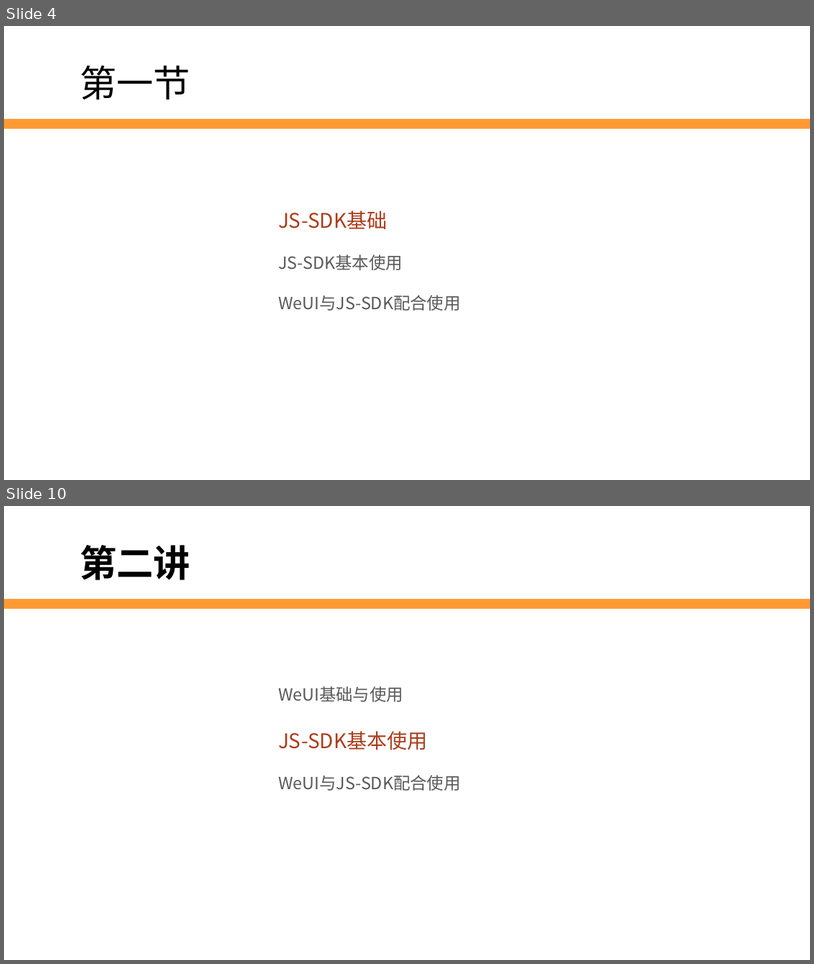
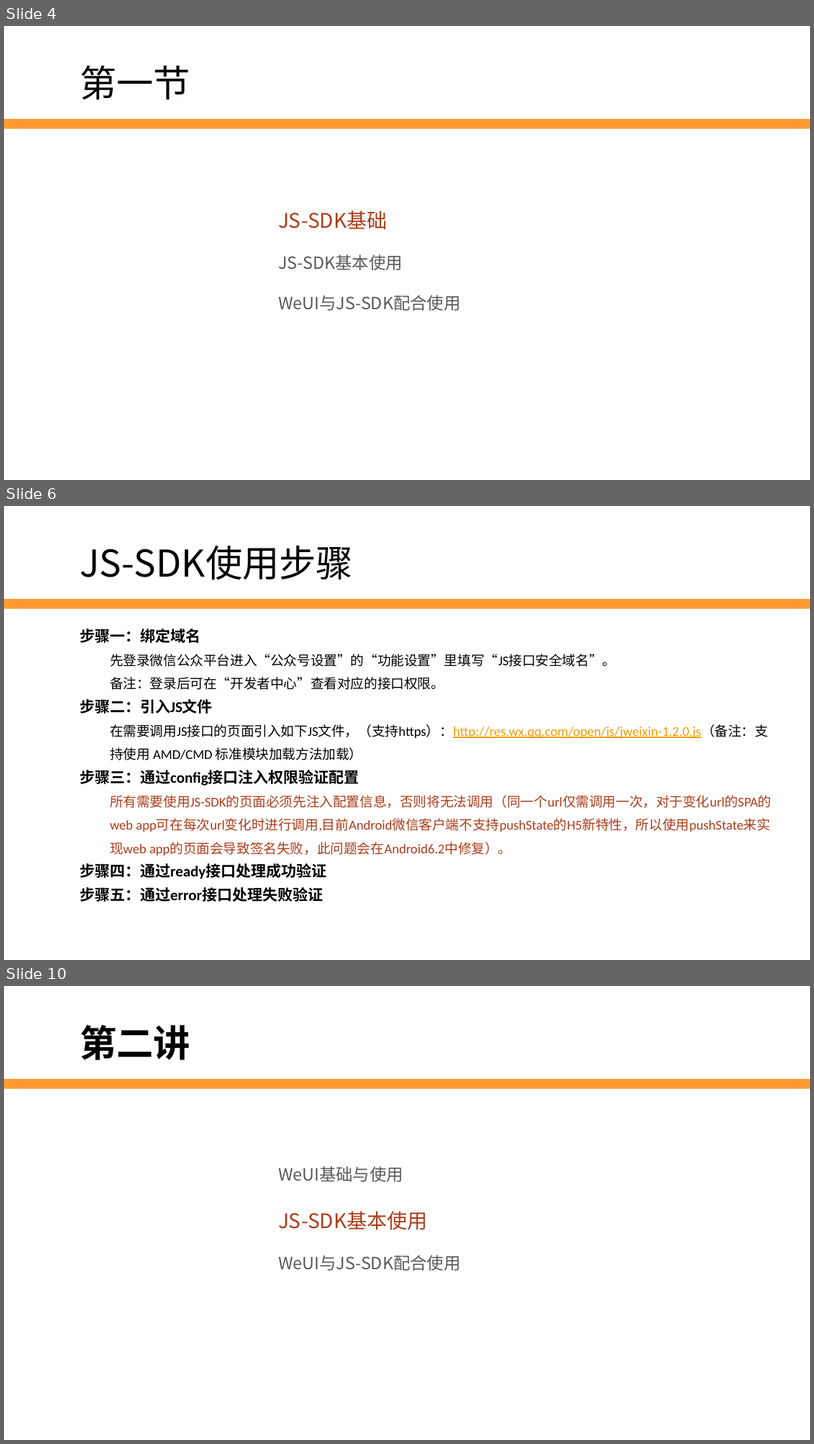
Before and after one commit to edu2act/2017-2018_1st_Wechat_Web_Programming, a slide deck: 第10讲 JS-SDK.pptx. Shown one above the other, each under a label of ours: slides 4 and 10 before the commit, slides 4, 6 and 10 after it; the slides between them are not shown. The pictures are 814x964 and 814x1444 pixels, drawn with LibreOffice and Linux fonts; fonts in the diff are those of the drawing; background and template pictures are left out. Boxes give left, top, right and bottom in pixels: in the first picture for what was removed or moved away, otherwise in the second. Text is boxed around its words. In the diff, an @@ line names an element or a change of style, - is before the commit and + after.

```diff
--- a/第10讲 JS-SDK.pptx
+++ b/第10讲 JS-SDK.pptx
@@ slide 6 added at (4,506,810,960), background #FFFFFF; not listed: 1 template element that a slide beside it also shows @@
@@ text added at (80,546,353,580), 44 pt, text #000000 @@
+JS-SDK使用步骤
@@ text added at (80,628,772,901), 16 pt, text #000000 @@
+步骤一：绑定域名
+  先登录微信公众平台进入“公众号设置”的“功能设置”里填写“JS接口安全域名”。
+  备注：登录后可在“开发者中心”查看对应的接口权限。
+步骤二：引入JS文件
+  在需要调用JS接口的页面引入如下JS文件，（支持https）：http://res.wx.qq.com/open/js/jweixin-1.2.0.js（备注：支持使用 AMD/CMD 标准模块加载方法加载）
+步骤三：通过config接口注入权限验证配置
+  所有需要使用JS-SDK的页面必须先注入配置信息，否则将无法调用（同一个url仅需调用一次，对于变化url的SPA的web app可在每次url变化时进行调用,目前Android微信客户端不支持pushState的H5新特性，所以使用pushState来实现web app的页面会导致签名失败，此问题会在Android6.2中修复）。
+步骤四：通过ready接口处理成功验证
+步骤五：通过error接口处理失败验证
```
Also in this commit, not shown: 6 other slides added, 16 slides removed, 1 other file.
